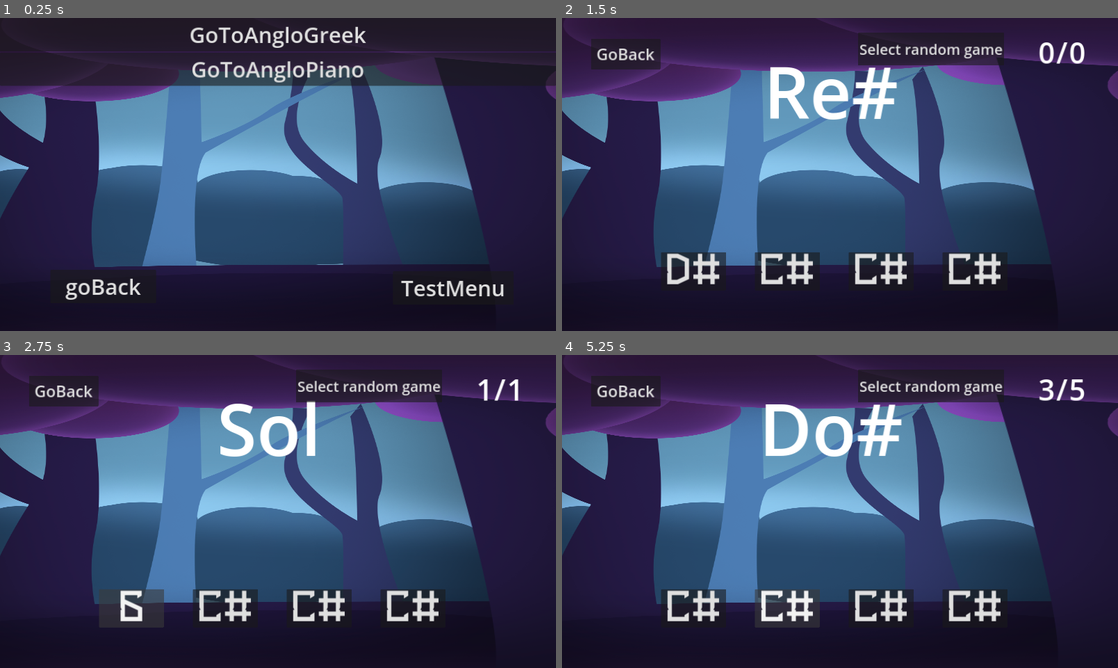
Above: before the commit, frames 1-4 (two rows, left to right).
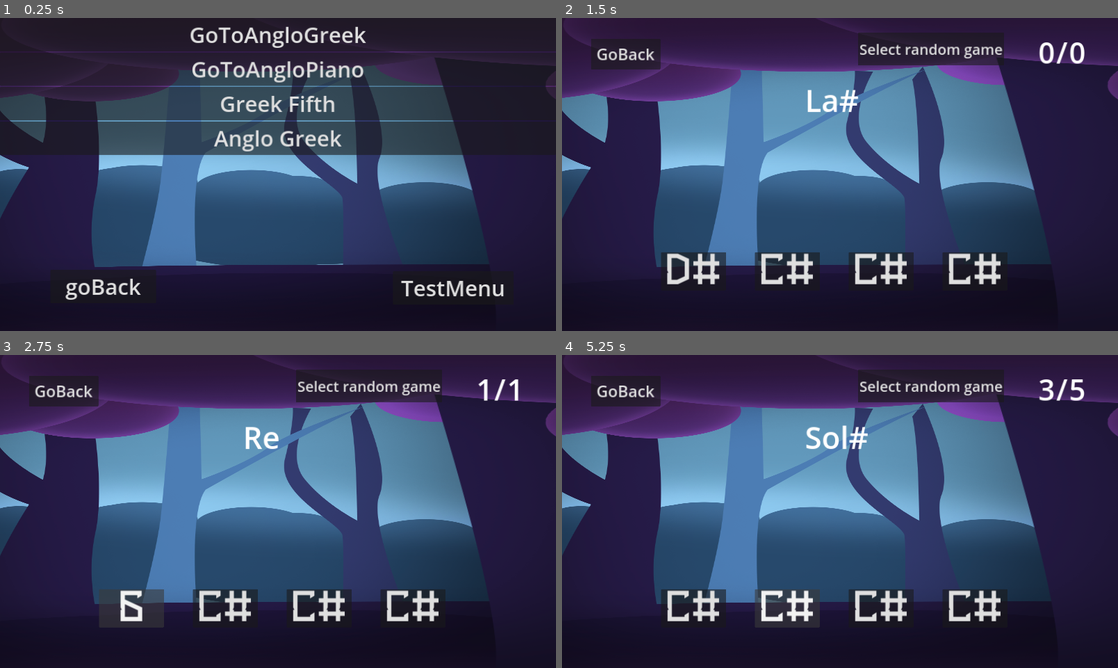
Above: after the commit, the same moments.

Repository: zur11/music_app_backup_1
Game: Godot game, scene res://main.tscn
Same seed, same stepped clock (60 frames per second), same inputs: the game is played once before the commit and once after it.
Inputs (mouse positions are in pixels of both pictures, inside the frame that each line leads up to):
- Up to frame 1 (0.25 s): no input
- Up to frame 2 (1.5 s): click (840, 102) at 0.5 s, where only the run after the commit has a clickable "Greek Fifth"; click (840, 33) at 1.25 s, where only the run before the commit has a clickable "GoToAngloGreek"
- Up to frame 3 (2.75 s): click "D#" at 2 s
- Up to frame 4 (5.25 s): click "G" at 2.75 s; click "D" at 3.5 s; click "C#" at 4.25 s; click "C#" at 5 s

The runs differ from the first frame. In frame 1, 17% of the frame differs, in the area x 0-100%, y 22-44%; in frame 2, 1.9%; in frame 3, 1.3%; in frame 4, 2.0%.

Commit message:
Fifth games created and its buttons in menu

Diff:
--- /dev/null
+++ b/game_screen/questions/anglo_fifth_label/anglo_fifth_label.gd
@@ -0,0 +1,9 @@
+extends Label
+
+var current_question : Note
+
+func set_new_question(question: Note):
+	var question_relative_pitch = question.relative_pitch
+	var fifth_relative_pitch = (question_relative_pitch + 7) % 12
+	current_question = Note.new(fifth_relative_pitch)
+	self.text = current_question.get_writen_name(Note.naming_systems.ANGLO)
--- /dev/null
+++ b/game_screen/questions/anglo_fifth_label/anglo_fifth_label.tscn
@@ -0,0 +1,12 @@
+[gd_scene load_steps=2 format=3 uid="uid://b5w6hndkt8cir"]
+
+[ext_resource type="Script" path="res://game_screen/questions/anglo_fifth_label/anglo_fifth_label.gd" id="1_2uw80"]
+
+[node name="Questions" type="Label"]
+offset_left = 839.0
+offset_top = 212.0
+offset_right = 1007.0
+offset_bottom = 359.0
+theme_override_font_sizes/font_size = 105
+text = "Do"
+script = ExtResource("1_2uw80")
--- /dev/null
+++ b/game_screen/questions/greek_fifth_label/greek_fifth_label.gd
@@ -0,0 +1,9 @@
+extends Label
+
+var current_question : Note
+
+func set_new_question(question: Note):
+	var question_relative_pitch = question.relative_pitch
+	var fifth_relative_pitch = (question_relative_pitch + 7) % 12
+	current_question = Note.new(fifth_relative_pitch)
+	self.text = current_question.get_writen_name(Note.naming_systems.GREEK)
--- /dev/null
+++ b/game_screen/questions/greek_fifth_label/greek_fifth_label.tscn
@@ -0,0 +1,12 @@
+[gd_scene load_steps=2 format=3 uid="uid://bhvc6re7qblfu"]
+
+[ext_resource type="Script" path="res://game_screen/questions/greek_fifth_label/greek_fifth_label.gd" id="1_5ns1l"]
+
+[node name="Questions" type="Label"]
+offset_left = 839.0
+offset_top = 212.0
+offset_right = 1007.0
+offset_bottom = 359.0
+theme_override_font_sizes/font_size = 105
+text = "Do"
+script = ExtResource("1_5ns1l")
--- a/menus_screens/games_menu/games_menu_theme_1.tscn
+++ b/menus_screens/games_menu/games_menu_theme_1.tscn
@@ -6,6 +6,8 @@
 [ext_resource type="Script" path="res://game_screen/game.gd" id="3_budd5"]
 [ext_resource type="PackedScene" uid="uid://c0n7grdcvfewq" path="res://game_screen/questions/question_output.tscn" id="4_y2722"]
 [ext_resource type="PackedScene" uid="uid://bcfumv0vs2fp5" path="res://game_screen/answers/piano/piano.tscn" id="6_0r5eu"]
+[ext_resource type="PackedScene" uid="uid://bhvc6re7qblfu" path="res://game_screen/questions/greek_fifth_label/greek_fifth_label.tscn" id="7_2w12o"]
+[ext_resource type="PackedScene" uid="uid://b5w6hndkt8cir" path="res://game_screen/questions/anglo_fifth_label/anglo_fifth_label.tscn" id="7_tpwjf"]
 
 [sub_resource type="Resource" id="Resource_vwqvn"]
 script = ExtResource("3_budd5")
@@ -16,6 +18,16 @@
 script = ExtResource("3_budd5")
 question_packed_scene = ExtResource("4_y2722")
 answers_packed_scene = ExtResource("6_0r5eu")
+
+[sub_resource type="Resource" id="Resource_e6u1q"]
+script = ExtResource("3_budd5")
+question_packed_scene = ExtResource("7_2w12o")
+answers_packed_scene = ExtResource("3_5bl3a")
+
+[sub_resource type="Resource" id="Resource_2jqqi"]
+script = ExtResource("3_budd5")
+question_packed_scene = ExtResource("7_tpwjf")
+answers_packed_scene = ExtResource("3_5bl3a")
 
 [node name="games_menu_theme_1" type="Control"]
 custom_minimum_size = Vector2(1920, 1080)
@@ -44,6 +56,15 @@
 "
 game = SubResource("Resource_abus7")
 
+[node name="GoToGreekFifthButton" parent="GotoGameButtons" instance=ExtResource("2_qxh74")]
+layout_mode = 2
+text = "Greek Fifth"
+game = SubResource("Resource_e6u1q")
+
+[node name="GoToAngloFifthButton" parent="GotoGameButtons" instance=ExtResource("2_qxh74")]
+layout_mode = 2
+game = SubResource("Resource_2jqqi")
+
 [node name="GoToTestButton" type="Button" parent="."]
 layout_mode = 2
 offset_left = 1357.0
Not shown: 1 places in menus_screens/games_menu/games_menu_theme_1.tscn that only renumber resources
